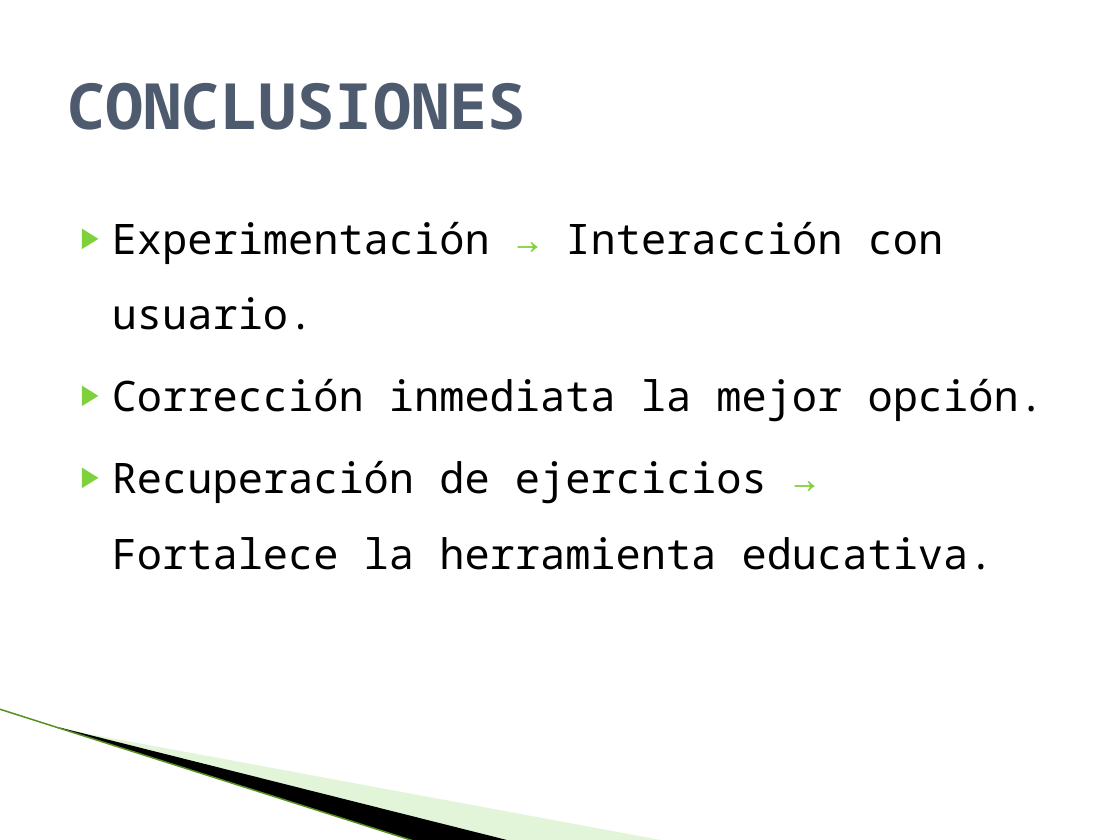
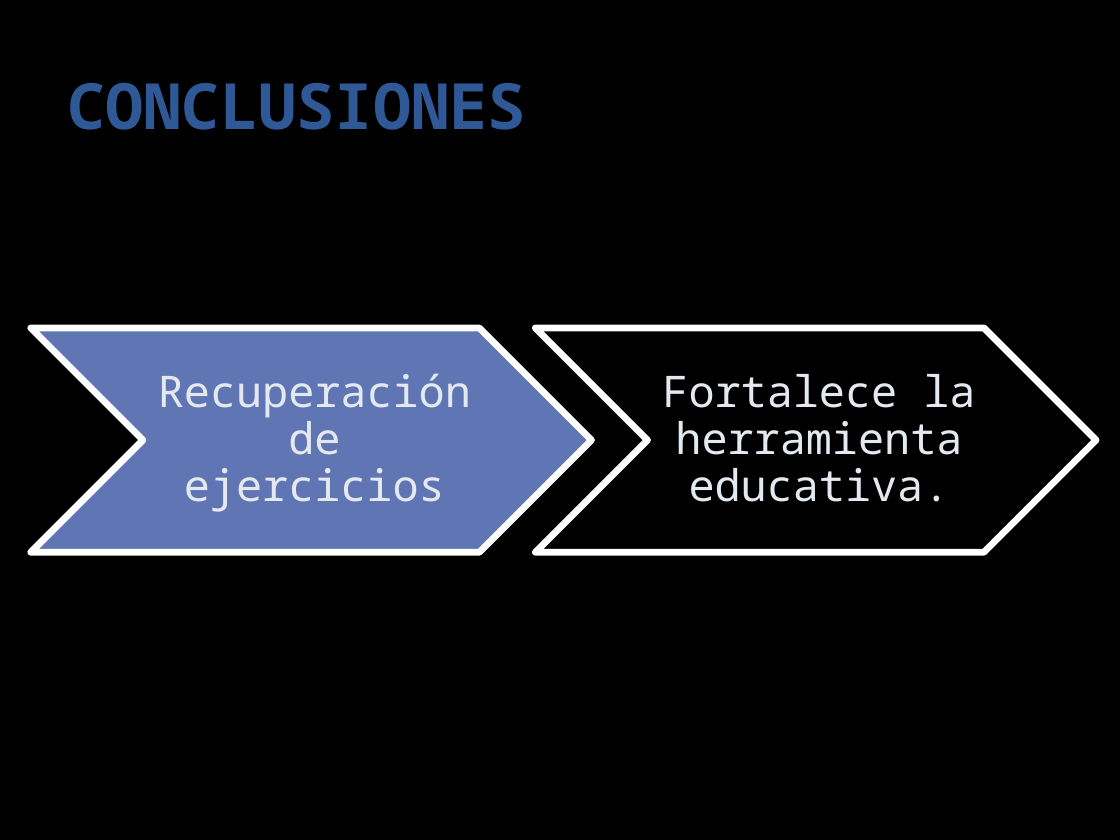
Before and after one commit to paoloadrian/DocumentacionCIHI, a slide deck: slide 43 of defensa publica.pptx (slide 46 before the commit). Drawn at 1120x840 pixels with LibreOffice and Linux fonts; fonts in the diff are those of the drawing; background and template pictures are left out. Boxes give left, top, right and bottom in pixels: in the first picture for what was removed or moved away, otherwise in the second. Text is boxed around its words. In the diff, an @@ line names an element or a change of style, - is before the commit and + after.

```diff
--- a/defensa publica.pptx
+++ b/defensa publica.pptx
@@ background #FFFFFF to #000000 @@
@@ title "CONCLUSIONES" at [67, 82, 526, 130]: text colour #4E5B6F to #2F5897 @@
@@ text removed at [112, 221, 1044, 570] @@
-▶ Experimentación → Interacción con usuario.
-▶ Corrección inmediata la mejor opción.
-▶ Recuperación de ejercicios → Fortalece la herramienta educativa.
@@ chevron added at [31, 328, 592, 552], fill #6076B4, outline #FFFFFF 4.33 pt @@
@@ chevron added at [535, 328, 1096, 552], fill #000000, outline #FFFFFF 4.33 pt @@
@@ text added at [158, 373, 471, 512], 28 pt, text #E4E9EF @@
+Recuperación de ejercicios
@@ text added at [662, 374, 975, 502], 28 pt, text #E4E9EF @@
+Fortalece la herramienta educativa.
@@ line removed from (0, 709) to (416, 840) @@
@@ freeform shape removed at [59, 727, 512, 840] @@
@@ freeform shape removed at [62, 728, 666, 840] @@
```
Also in this commit, not shown: 27 other slides changed, 19 slides added, 20 slides removed.
